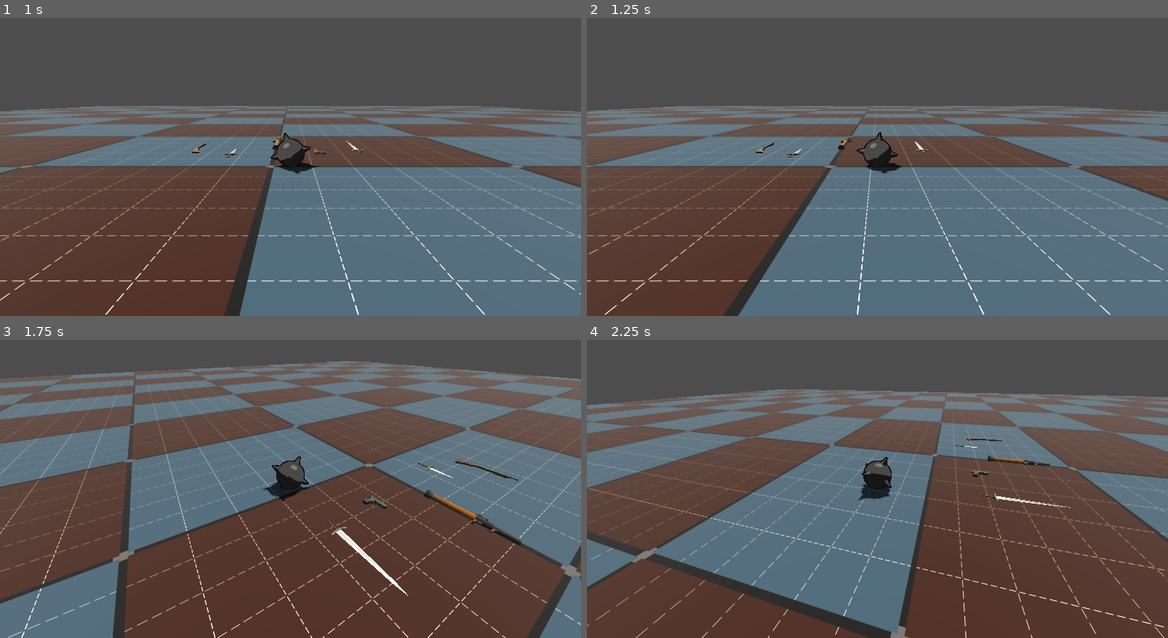
Above: before the commit, frames 1-4 (two rows, left to right).
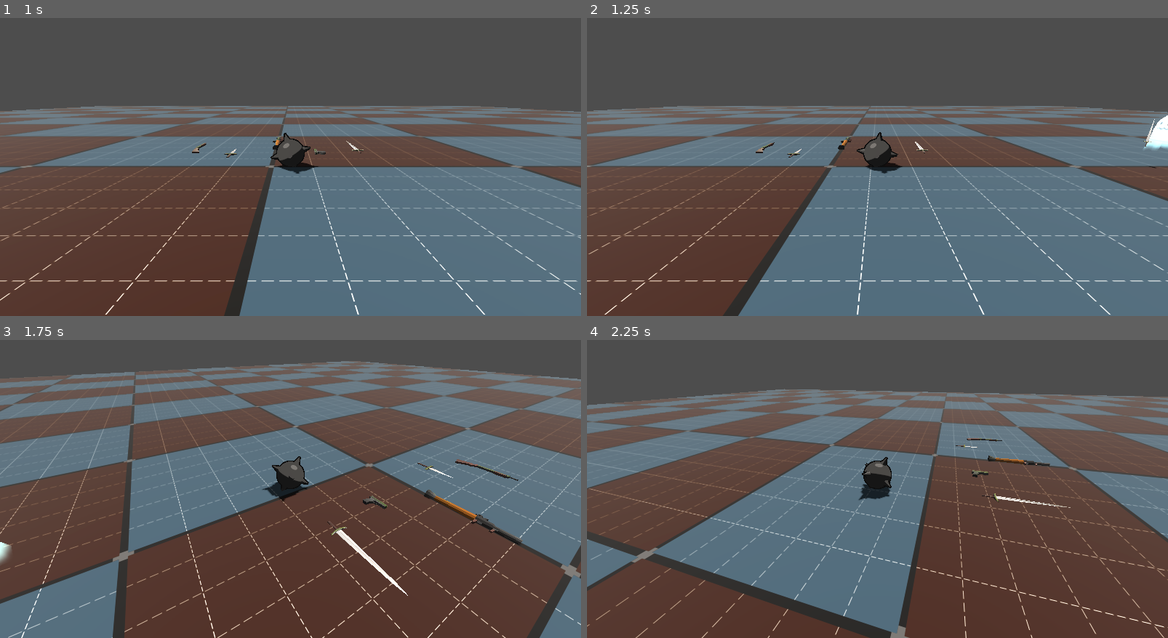
Above: after the commit, the same moments.

Repository: erikringwalters/pirate-jam-16-prototype
Game: Godot game, scene res://scenes/main.tscn
The game is run twice, just before and just after one commit, with the same random seed, the same clock (stepped at 60 frames per second) and the same inputs.
Inputs (mouse positions are in pixels of both pictures, inside the frame that each line leads up to):
- Up to frame 1 (1 s): move the mouse to (418, 137) at 0.52 s; press the mouse at (418, 137) at 0.53 s; hold D (move_right) from 0.53 s (still down)
- Up to frame 2 (1.25 s): keep holding D (move_right)
- Up to frame 3 (1.75 s): move the mouse to (261, 477) at 1.27 s; release D (move_right) at 1.28 s; release the mouse at (261, 477) at 1.28 s; hold W (move_up) from 1.28 s (still down); tap Space (manual_shoot) at 1.35 s
- Up to frame 4 (2.25 s): keep holding W (move_up); move the mouse to (889, 468) at 2.02 s; press the mouse at (889, 468) at 2.03 s

Frame 1 is identical in both runs. In frame 2, 0.3% of the frame differs, in the area x 95-100%, y 32-51%; in frame 3, 0.1%; in frame 4, nothing differs.

Commit message:
adding ghosts as enemies, enemy hit visuals, and enemy deaths

Diff:
--- a/scenes/enemy/enemy.tscn
+++ b/scenes/enemy/enemy.tscn
@@ -1,14 +1,23 @@
-[gd_scene load_steps=6 format=3 uid="uid://cqtfijlj7vwni"]
+[gd_scene load_steps=7 format=3 uid="uid://cqtfijlj7vwni"]
 
 [ext_resource type="Script" uid="uid://1a81wjttwnhm" path="res://scripts/enemy.gd" id="1_4a83h"]
+[ext_resource type="Texture2D" uid="uid://bnhh6vf5r24ld" path="res://assets/enemy/GhostTex.png" id="2_40wdo"]
+[ext_resource type="ArrayMesh" uid="uid://gferg0ys3cxv" path="res://assets/enemy/Ghost.obj" id="3_tjssy"]
 
 [sub_resource type="CapsuleShape3D" id="CapsuleShape3D_883im"]
 
-[sub_resource type="StandardMaterial3D" id="StandardMaterial3D_883im"]
-albedo_color = Color(0.640328, 0, 0.138643, 1)
-
-[sub_resource type="CapsuleMesh" id="CapsuleMesh_4a83h"]
-material = SubResource("StandardMaterial3D_883im")
+[sub_resource type="StandardMaterial3D" id="StandardMaterial3D_gl05p"]
+transparency = 1
+blend_mode = 1
+diffuse_mode = 2
+disable_ambient_light = true
+albedo_texture = ExtResource("2_40wdo")
+metallic_specular = 0.0
+metallic_texture_channel = 3
+emission_enabled = true
+emission = Color(0.266702, 0.484859, 1, 1)
+emission_energy_multiplier = 0.09
+disable_receive_shadows = true
 
 [sub_resource type="CapsuleShape3D" id="CapsuleShape3D_4a83h"]
 radius = 0.55
@@ -23,7 +32,11 @@
 shape = SubResource("CapsuleShape3D_883im")
 
 [node name="MeshInstance3D" type="MeshInstance3D" parent="RBCollision"]
-mesh = SubResource("CapsuleMesh_4a83h")
+transform = Transform3D(-1, 0, -8.74228e-08, 0, 1, 0, 8.74228e-08, 0, -1, 0, 0.439753, 0)
+material_override = SubResource("StandardMaterial3D_gl05p")
+cast_shadow = 0
+mesh = ExtResource("3_tjssy")
+skeleton = NodePath("")
 
 [node name="HitBox" type="Area3D" parent="RBCollision"]
 collision_layer = 128
@@ -36,4 +49,8 @@
 unique_name_in_owner = true
 transform = Transform3D(1, 0, 0, 0, 1, 0, 0, 0, 1, 0.3, 0, -0.4)
 
+[node name="ResetHitColor" type="Timer" parent="."]
+wait_time = 0.1
+
 [connection signal="area_entered" from="RBCollision/HitBox" to="." method="_on_hit_box_area_entered"]
+[connection signal="timeout" from="ResetHitColor" to="." method="_on_reset_hit_color_timeout"]
--- a/scripts/bullet.gd
+++ b/scripts/bullet.gd
@@ -1,6 +1,7 @@
 extends Area3D
 
 const SPEED : float = 20.0
+var damage : float = 100.0
 
 @onready var mesh :MeshInstance3D = $MeshInstance3D
 @onready var ray : RayCast3D = $RayCast3D
@@ -23,3 +24,9 @@
 	else:
 		set_collision_layer_value(CollisionLayers.PLAYER_DAMAGE, true)
 		set_collision_layer_value(CollisionLayers.ENEMY_DAMAGE, false)
+
+func get_damage():
+	return damage
+
+func set_damage(dmg):
+	damage = dmg
--- a/scripts/enemy.gd
+++ b/scripts/enemy.gd
@@ -2,8 +2,10 @@
 
 @export var move_speed = 1.0
 @export var acceleration := 50.0
+@export var max_health := 1000.0
 
 @onready var _weapon_marker = %WeaponMarker
+
 
 func _ready() -> void:
 	var weapon = Items.weapons["Sword"].instantiate()
@@ -16,8 +18,7 @@
 		global_transform.origin,
 		get_parent().get_node("Player").global_transform.origin
 	)
-	global_rotation.y = lerp(global_rotation.y, look_direction, 0.1)
-
+	global_rotation.y = lerp_angle(global_rotation.y, look_direction-1.55, 0.05)
 	# Move toward player
 	var move_direction := global_basis.z
 	move_direction.y = 0.0
@@ -30,5 +31,20 @@
 func get_angle(a:Vector3, b:Vector3) -> float:
 	return -atan2((b.z - a.z), (b.x - a.x))
 
+func _on_reset_hit_color_timeout() -> void:
+	$RBCollision/MeshInstance3D.material_override.emission = Color(0.2667, 0.4849, 1.0)
+	$RBCollision/MeshInstance3D.material_override.emission_energy_multiplier = 0.09
+
+func process_damage(dmg):
+	$RBCollision/MeshInstance3D.material_override.emission = Color(100, 0 ,0)
+	$ResetHitColor.start()
+	max_health -= dmg
+	if (max_health <= 0): #dedge
+		# maybe make it explode here or something
+		queue_free()
+
 func _on_hit_box_area_entered(area: Area3D) -> void:
 	print("ouch", area, "hit me")
+	# only works for bullets
+	if area.has_method("get_damage"):
+		process_damage(area.get_damage())
--- a/scripts/weapon.gd
+++ b/scripts/weapon.gd
@@ -9,14 +9,12 @@
 
 @export_category("Projectile Type")
 @export_enum("Bullet", "Rocket") var projectile_type : String
-@export var cooldown : float = 0.8
 @export var scatter_shot : bool = false
 
 @onready var is_pickedup = false
 var _raycast:RayCast3D
 
 # Conditional projectile weapon variables, will remain null if not projectile
-var curr_cooldown
 var can_shoot
 var gun_barrel
 var projectile_scene
@@ -34,9 +32,7 @@
 		projectile_scene = Items.projectiles[projectile_type]
 	else: # Default if no projectile type is selected
 		projectile_scene = Items.projectiles['Bullet']
-
 	if (is_projectile_weapon):
-		curr_cooldown = cooldown
 		can_shoot = true
 		_raycast = %RayCast
 		gun_barrel = _raycast
@@ -47,27 +43,17 @@
 	and can_shoot \
 	and is_pickedup:
 		shoot()
-		curr_cooldown = cooldown
 		can_shoot = false
-
-
-func _process(delta) -> void:
-	if (is_projectile_weapon):
-		curr_cooldown -= delta
-		if (curr_cooldown <= 0):
-			can_shoot = true
-			curr_cooldown = cooldown
-
 
 func shoot() -> void:
 	if (scatter_shot):
-		# Spawn five bullets
+		# Spawn ten bullets
 		for i in range(10):
 			projectile = projectile_scene.instantiate()
 			projectile.position = gun_barrel.global_position
 			projectile.transform.basis = gun_barrel.global_transform.basis
+			projectile.set_damage(damage)
 			projectile.set_collision_layers(is_pickedup)
-
 			# Randomly rotate each axis
 			var axis = Vector3(1, 0, 0)
 			var rotation_amount = float((randi() % 180) - 90)/1000
@@ -78,16 +64,14 @@
 			axis = Vector3(0, 0, 1)
 			rotation_amount = float((randi() % 180) - 90)/1000
 			projectile.transform.basis = projectile.transform.basis.rotated(axis, rotation_amount)
-
 			get_parent().add_child(projectile)
 	else:
 		projectile = projectile_scene.instantiate()
 		projectile.position = gun_barrel.global_position
 		projectile.transform.basis = gun_barrel.global_transform.basis
+		projectile.set_damage(damage)
 		projectile.set_collision_layers(is_pickedup)
 		get_parent().add_child(projectile)
-
-
 
 func pick_up() -> void:
 	is_pickedup = true
@@ -105,15 +89,6 @@
 		timer.start()
 		timer.connect("timeout", Callable(self,"auto_shoot"))
 
-func drop() -> void:
-	is_pickedup = false
-
-func get_damage() -> float:
-	return damage
-
-func set_damage(num:int) -> void:
-	damage = num
-
 # DM Note: Timer triggered auto_shoot function with console logs for each weapon type
 func auto_shoot() -> void:
 	if is_pickedup:
@@ -125,3 +100,12 @@
 				print("~chk-chk~ BANG")
 			"Rocket":
 				print("BOOM")
+
+func drop() -> void:
+	is_pickedup = false
+
+func get_damage() -> float:
+	return damage
+
+func set_damage(num:int) -> void:
+	damage = num
Not shown, added: assets/enemy/Ghost.obj
Not shown, added: assets/enemy/Ghost.obj.import
Binary file added: assets/enemy/GhostTex.png
Not shown, added: assets/enemy/GhostTex.png.import
